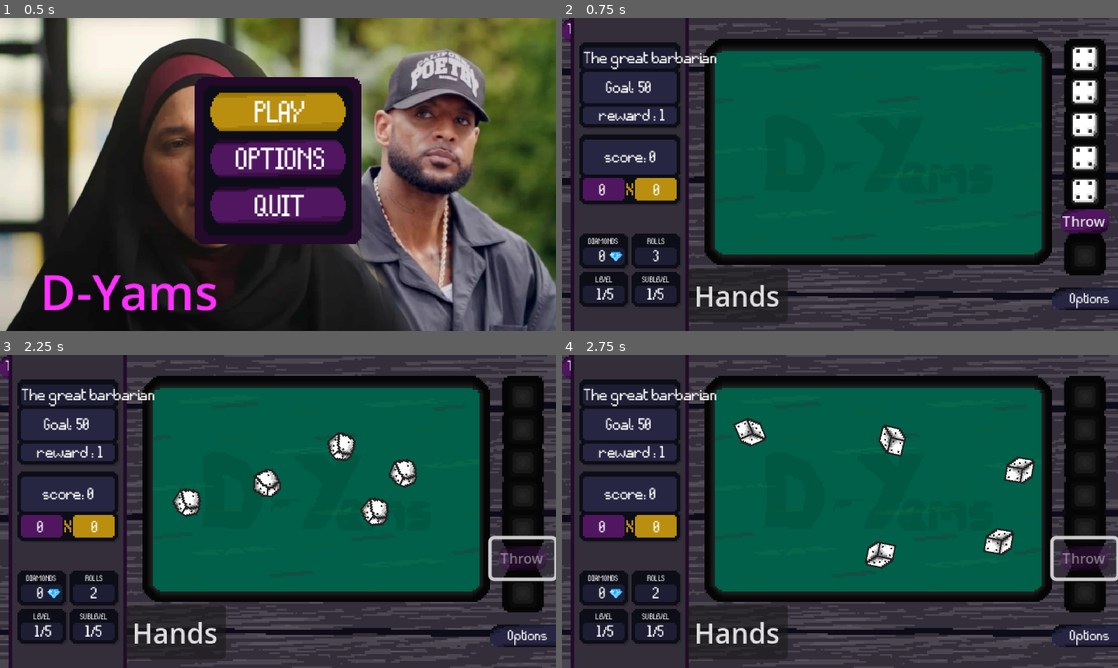
Above: before the commit, frames 1-4 (two rows, left to right).
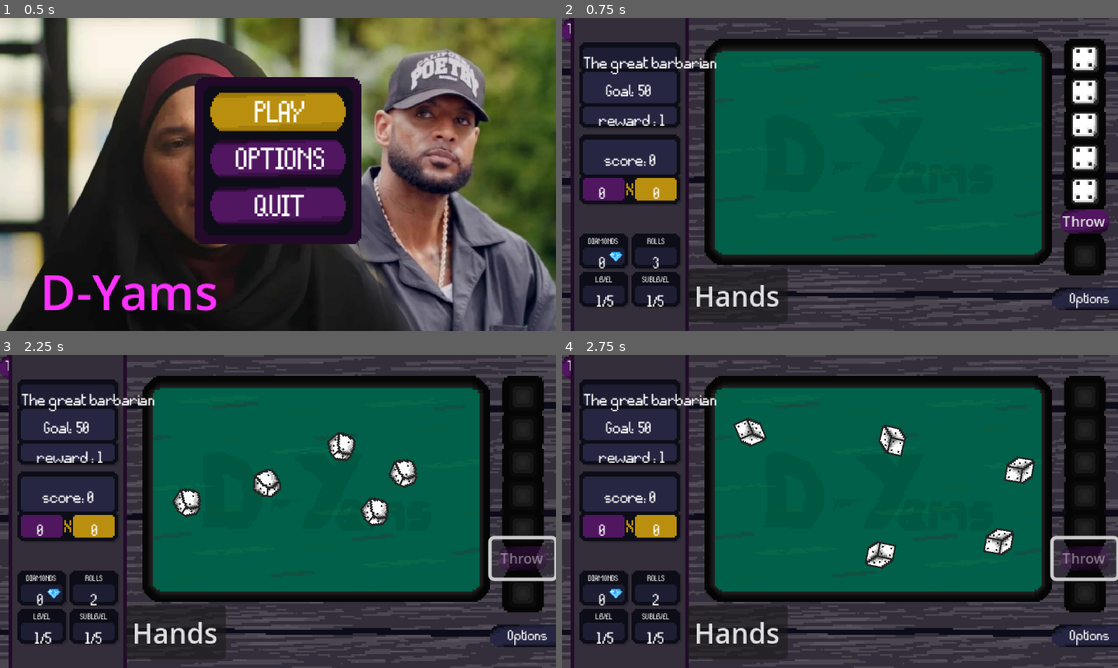
Above: after the commit, the same moments.

Repository: geoffrey66280/D-yams
Game: Godot game, scene res://scenes/EcranTitre.tscn
Same seed, same stepped clock (60 frames per second), same inputs: the game is played once before the commit and once after it.
Inputs:
- Up to frame 1 (0.5 s): no input
- Up to frame 2 (0.75 s): click "PLAY" at 0.5 s
- Up to frame 3 (2.25 s): click "Throw" at 1.25 s; click "Throw" at 2 s
- Up to frame 4 (2.75 s): no input

Frame 1 is identical in both runs. In frame 2, 1.9% of the frame differs, in the area x 3-28%, y 10-93%; in frame 3, 1.9%; in frame 4, 1.9%.

Commit message:
feat: power_ups scene with hover

Diff:
--- a/assets/fonts/global_font.tres
+++ b/assets/fonts/global_font.tres
@@ -4,6 +4,7 @@
 
 [sub_resource type="FontVariation" id="FontVariation_k6k3v"]
 base_font = ExtResource("1_ex67f")
+spacing_top = 4
 
 [resource]
 font = SubResource("FontVariation_k6k3v")
--- a/scenes/EcranTitre.tscn
+++ b/scenes/EcranTitre.tscn
@@ -50,10 +50,10 @@
 anchor_top = 0.5
 anchor_right = 0.5
 anchor_bottom = 0.5
-offset_left = -36.0
+offset_left = -39.5
 offset_top = -47.0
-offset_right = 35.0
-offset_bottom = 31.0
+offset_right = 38.5
+offset_bottom = 29.0
 grow_horizontal = 2
 grow_vertical = 2
 theme_override_constants/separation = 5
--- a/scenes/game.tscn
+++ b/scenes/game.tscn
@@ -1,9 +1,10 @@
-[gd_scene load_steps=11 format=3 uid="uid://b6ofiia77k77a"]
+[gd_scene load_steps=12 format=3 uid="uid://b6ofiia77k77a"]
 
 [ext_resource type="Texture2D" uid="uid://bxa0xiwp0vn4j" path="res://assets/sprites/table.png" id="1_iywne"]
 [ext_resource type="Script" uid="uid://c4y1bmg4htenp" path="res://scripts/game.gd" id="1_u5sy4"]
 [ext_resource type="PackedScene" uid="uid://d1ndrev16ht6h" path="res://scenes/throwing_dices.tscn" id="1_uwrxv"]
 [ext_resource type="PackedScene" uid="uid://did4wp5bdplnd" path="res://scenes/arena.tscn" id="1_yqjtg"]
+[ext_resource type="PackedScene" uid="uid://bqepaav6hbda3" path="res://scenes/power_ups.tscn" id="2_kvpfn"]
 [ext_resource type="PackedScene" uid="uid://wrp24du2r1p5" path="res://scenes/level_information.tscn" id="3_lnu2h"]
 [ext_resource type="PackedScene" uid="uid://cfaie0utf5d8m" path="res://scenes/PopupCombination.tscn" id="4_lbhrr"]
 [ext_resource type="PackedScene" uid="uid://bbwu0goj8tpe6" path="res://scenes/MenuOptions.tscn" id="7_u5sy4"]
@@ -13,6 +14,14 @@
 
 [node name="Game" type="Node2D"]
 script = ExtResource("1_u5sy4")
+
+[node name="PowerUps" parent="." instance=ExtResource("2_kvpfn")]
+visible = false
+z_index = 8
+offset_left = 88.0
+offset_top = 32.0
+offset_right = 88.0
+offset_bottom = 32.0
 
 [node name="Camera2D" type="Camera2D" parent="."]
 position = Vector2(160, 90)
--- /dev/null
+++ b/scenes/power_up.tscn
@@ -0,0 +1,56 @@
+[gd_scene load_steps=5 format=3 uid="uid://g76nsy687wlv"]
+
+[ext_resource type="Texture2D" uid="uid://8l1ykxbf1hx8" path="res://assets/sprites/options_fond.png" id="1_j7my0"]
+[ext_resource type="Script" uid="uid://bwft0srd0vgqr" path="res://scripts/power_up.gd" id="1_uk6or"]
+[ext_resource type="Texture2D" uid="uid://5wx2dkybokh6" path="res://assets/sprites/options_buttonpressed.png" id="2_6iuya"]
+[ext_resource type="LabelSettings" uid="uid://dlfdh15f0qkom" path="res://assets/fonts/global_font.tres" id="3_uk6or"]
+
+[node name="PowerUp" type="Control"]
+custom_minimum_size = Vector2(96, 94)
+layout_mode = 3
+anchors_preset = 0
+scale = Vector2(0.5, 0.5)
+script = ExtResource("1_uk6or")
+
+[node name="Background" type="TextureRect" parent="."]
+layout_mode = 0
+offset_right = 96.0
+offset_bottom = 94.0
+texture = ExtResource("1_j7my0")
+
+[node name="PowerUpContainer" type="VBoxContainer" parent="Background"]
+layout_mode = 1
+anchors_preset = 8
+anchor_left = 0.5
+anchor_top = 0.5
+anchor_right = 0.5
+anchor_bottom = 0.5
+offset_left = -40.0
+offset_top = -39.0
+offset_right = 40.0
+offset_bottom = 40.0
+grow_horizontal = 2
+grow_vertical = 2
+
+[node name="PowerUpNameButton" type="TextureButton" parent="Background/PowerUpContainer"]
+layout_mode = 2
+texture_normal = ExtResource("2_6iuya")
+
+[node name="PowerUpNameLabel" type="Label" parent="Background/PowerUpContainer/PowerUpNameButton"]
+layout_mode = 0
+offset_right = 78.0
+offset_bottom = 21.0
+label_settings = ExtResource("3_uk6or")
+horizontal_alignment = 1
+vertical_alignment = 1
+
+[node name="PowerUpDescriptionLabel" type="Label" parent="Background/PowerUpContainer"]
+custom_minimum_size = Vector2(0, 50)
+layout_mode = 2
+label_settings = ExtResource("3_uk6or")
+horizontal_alignment = 1
+vertical_alignment = 1
+autowrap_mode = 3
+
+[connection signal="mouse_entered" from="Background" to="." method="_on_background_mouse_entered"]
+[connection signal="mouse_exited" from="Background" to="." method="_on_background_mouse_exited"]
--- /dev/null
+++ b/scenes/power_ups.tscn
@@ -0,0 +1,41 @@
+[gd_scene load_steps=4 format=3 uid="uid://bqepaav6hbda3"]
+
+[ext_resource type="PackedScene" uid="uid://g76nsy687wlv" path="res://scenes/power_up.tscn" id="1_7c0gb"]
+[ext_resource type="Texture2D" uid="uid://8l1ykxbf1hx8" path="res://assets/sprites/options_fond.png" id="1_78e52"]
+[ext_resource type="Script" uid="uid://bfllxxdiuxv3g" path="res://scripts/power_ups.gd" id="1_nve50"]
+
+[node name="PowerUps" type="Control"]
+layout_mode = 3
+anchors_preset = 0
+script = ExtResource("1_nve50")
+
+[node name="TextureRect" type="TextureRect" parent="."]
+layout_mode = 0
+offset_right = 187.0
+offset_bottom = 94.0
+texture = ExtResource("1_78e52")
+
+[node name="PowerUpContainer" type="HBoxContainer" parent="TextureRect"]
+custom_minimum_size = Vector2(300, 94)
+layout_mode = 1
+anchors_preset = 8
+anchor_left = 0.5
+anchor_top = 0.5
+anchor_right = 0.5
+anchor_bottom = 0.5
+offset_left = -75.0
+offset_top = -22.0
+offset_right = 225.0
+offset_bottom = 72.0
+grow_horizontal = 2
+grow_vertical = 2
+scale = Vector2(0.5, 0.5)
+
+[node name="PowerUp" parent="TextureRect/PowerUpContainer" instance=ExtResource("1_7c0gb")]
+layout_mode = 2
+
+[node name="PowerUp2" parent="TextureRect/PowerUpContainer" instance=ExtResource("1_7c0gb")]
+layout_mode = 2
+
+[node name="PowerUp3" parent="TextureRect/PowerUpContainer" instance=ExtResource("1_7c0gb")]
+layout_mode = 2
--- a/data/power_ups/power_up.gd
+++ b/scripts/power_up.gd
@@ -1,4 +1,4 @@
-extends Resource
+extends Control
 
 var power_ups = [
 	{"id": 1, "name": "Extra 6", "description": "Replace a chosen value of a dice by a 6 forever", "rarity": 1},
@@ -18,26 +18,21 @@
 	{"id": 15, "name": "Dice Reversal", "description": "All dice values are reversed (6 becomes 1, etc.) (1 round)", "rarity": 2},
 ]
 
-# récupère 3 powerups pour les proposer au joueur (1 choix possible)
-func get_3_random_power_ups(powerups: Array) -> Array:
-	var offered: Array = []
-
-	# Créer le pool pondéré
+func get_random_power_up_and_initiate():
+	# Construire le pool pondéré
 	var pool: Array = []
-	for p in powerups:
+	for p in power_ups:
 		var weight = 4 - p.rarity
 		for i in range(weight):
 			pool.append(p)
 
-	# Tirage unique
-	while offered.size() < 3 and pool.size() > 0:
-		randomize()
-		var index = randi() % pool.size()
-		var p = pool[index]
-		if p not in offered:
-			offered.append(p)
-		pool.remove_at(index)  # on enlève l'élément tiré
-	return offered
+	if pool.is_empty():
+		return null
+
+	randomize()
+	var index = randi() % pool.size()
+	$Background/PowerUpContainer/PowerUpNameButton/PowerUpNameLabel.text = pool[index]["name"]
+	$Background/PowerUpContainer/PowerUpDescriptionLabel.text = pool[index]["description"]
 
 
 # changer la valeur d'une face d'un dé dans levelinfo en récupérant l'index du dé
@@ -82,3 +77,11 @@
 # 3 devient 4 et inversement
 func reverse_dices_values():
 	pass
+
+
+func _on_background_mouse_entered() -> void:
+	$Background.texture = preload("res://assets/sprites/options_fond_hover.png")
+
+
+func _on_background_mouse_exited() -> void:
+		$Background.texture = preload("res://assets/sprites/options_fond.png")
--- /dev/null
+++ b/scripts/power_ups.gd
@@ -0,0 +1,13 @@
+extends Control
+
+# Called when the node enters the scene tree for the first time.
+func _ready() -> void:
+	display_power_ups()
+
+# Called every frame. 'delta' is the elapsed time since the previous frame.
+func _process(delta: float) -> void:
+	pass
+
+func display_power_ups():
+	for power_up in $TextureRect/PowerUpContainer.get_children():
+		power_up.get_random_power_up_and_initiate()
Binary file added: assets/sprites/options_fond_hover.png
Not shown, added: assets/sprites/options_fond_hover.png.import
Renamed: data/power_ups/power_up.gd.uid -> scripts/power_up.gd.uid
Not shown, added: scripts/power_ups.gd.uid
Not shown, added: scenes/power_up.tscn6581588468.tmp
Not shown, added: scenes/power_up.tscn6585629619.tmp
